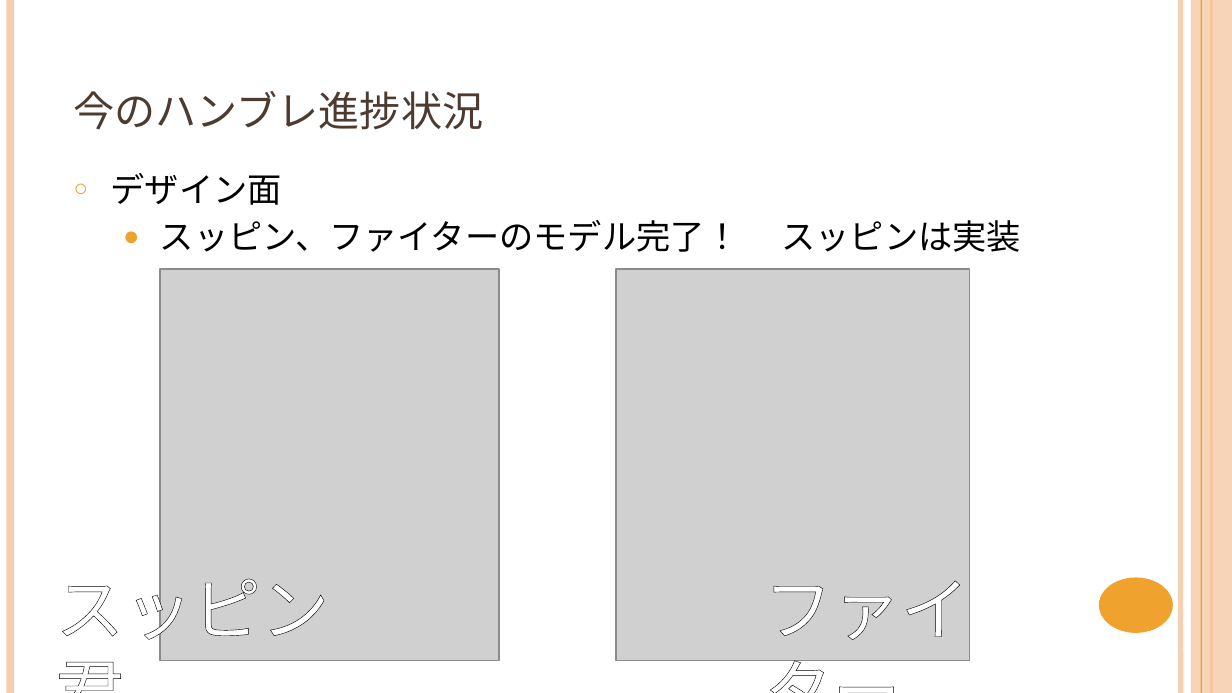
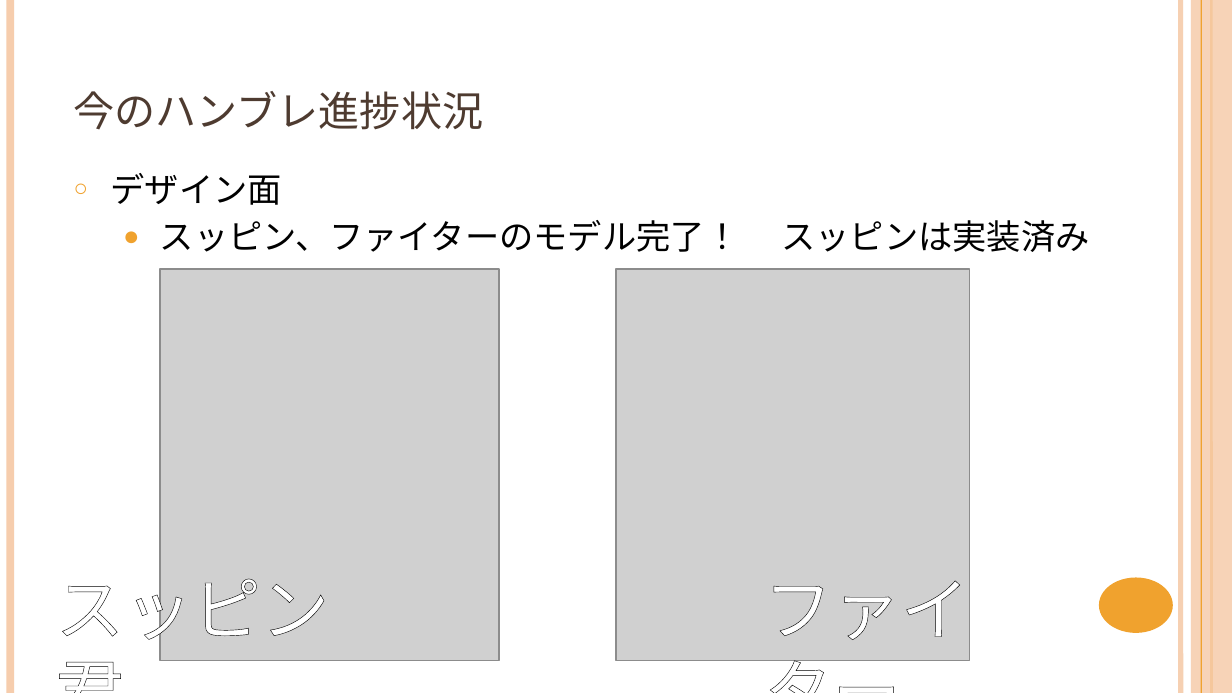
Before and after one commit to NyamLand/VSRPG, a slide deck: slide 8 of 仕様/プレゼンテーション/第二回発表.pptx. Drawn at 1232x693 pixels with LibreOffice and Linux fonts; fonts in the diff are those of the drawing; grey boxes stand for pictures. Boxes give left, top, right and bottom in pixels: in the first picture for what was removed or moved away, otherwise in the second. Text is boxed around its words. In the diff, an @@ line names an element or a change of style, - is before the commit and + after.

```diff
--- a/仕様/プレゼンテーション/第二回発表.pptx
+++ b/仕様/プレゼンテーション/第二回発表.pptx
@@ text at (160,220,1089,252): text changed @@
-  ● スッピン、ファイターのモデル完了！ スッピンは実装
+  ● スッピン、ファイターのモデル完了！ スッピンは実装済み
```
Also in this commit, not shown: 4 other slides changed, 3 slides removed, 13 other files.
